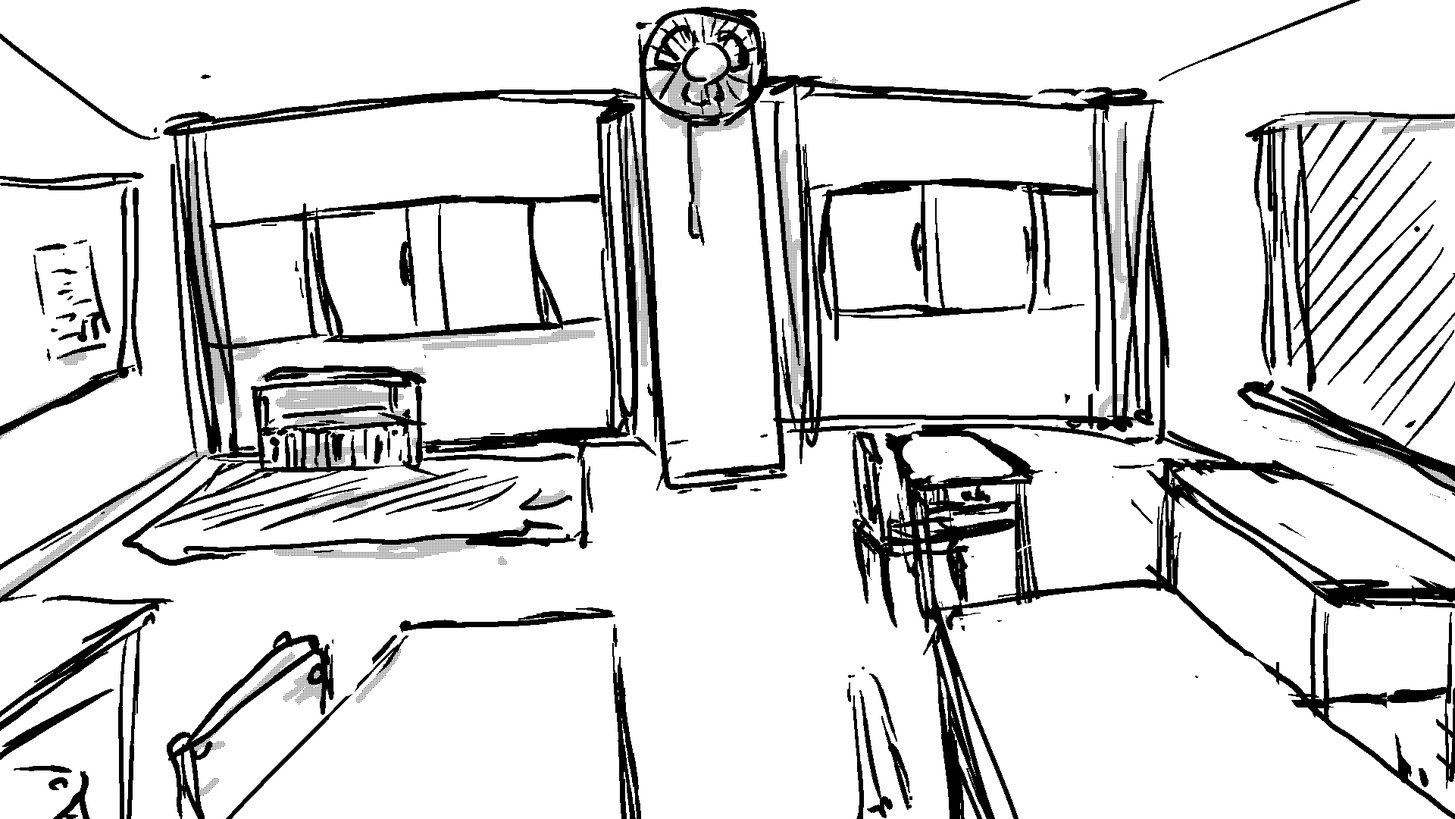
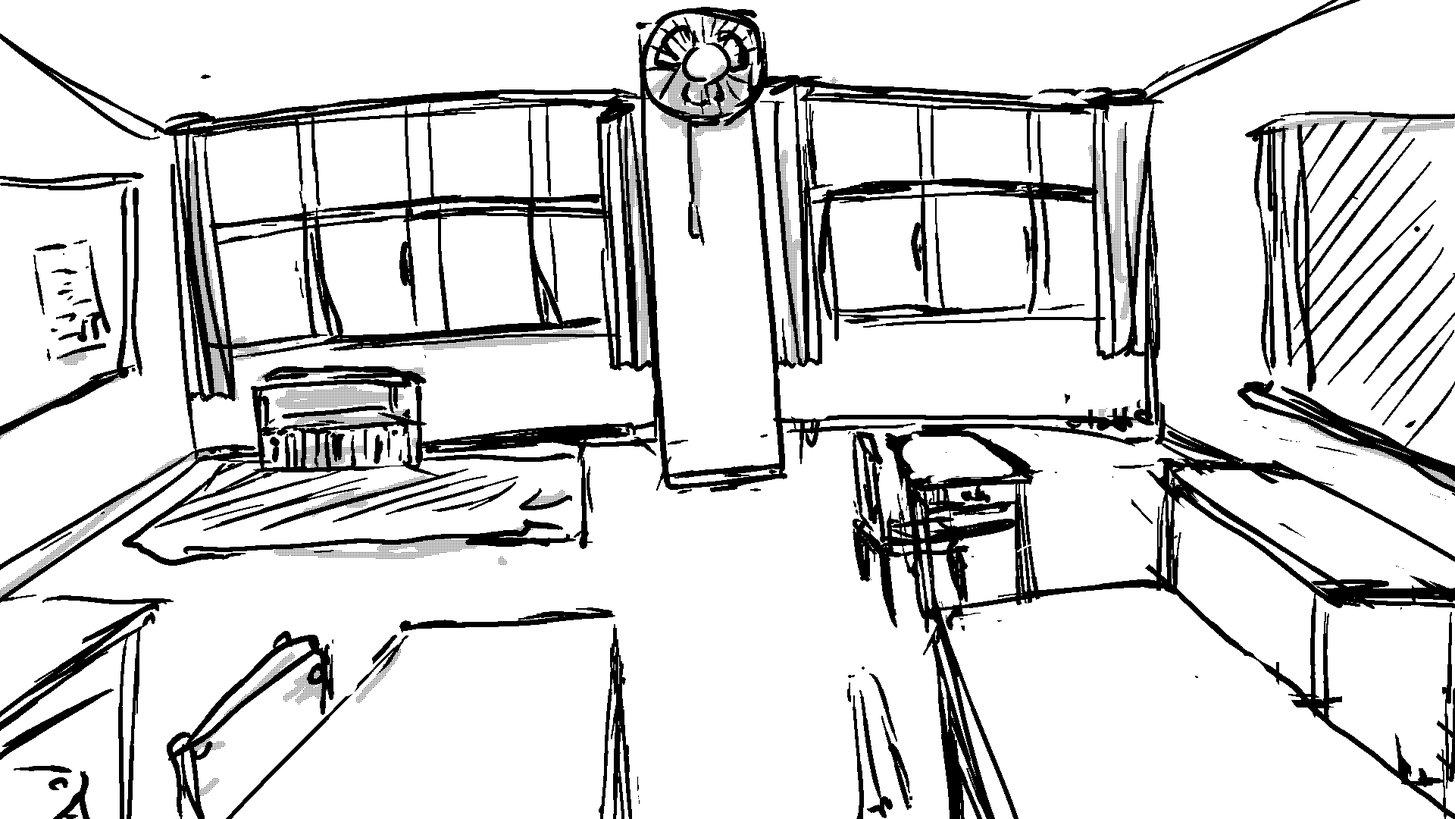
Layer changes from the first 1455 × 819 image to the second:
painted on "レイヤー 2" over (4, 0, 1447, 819)
